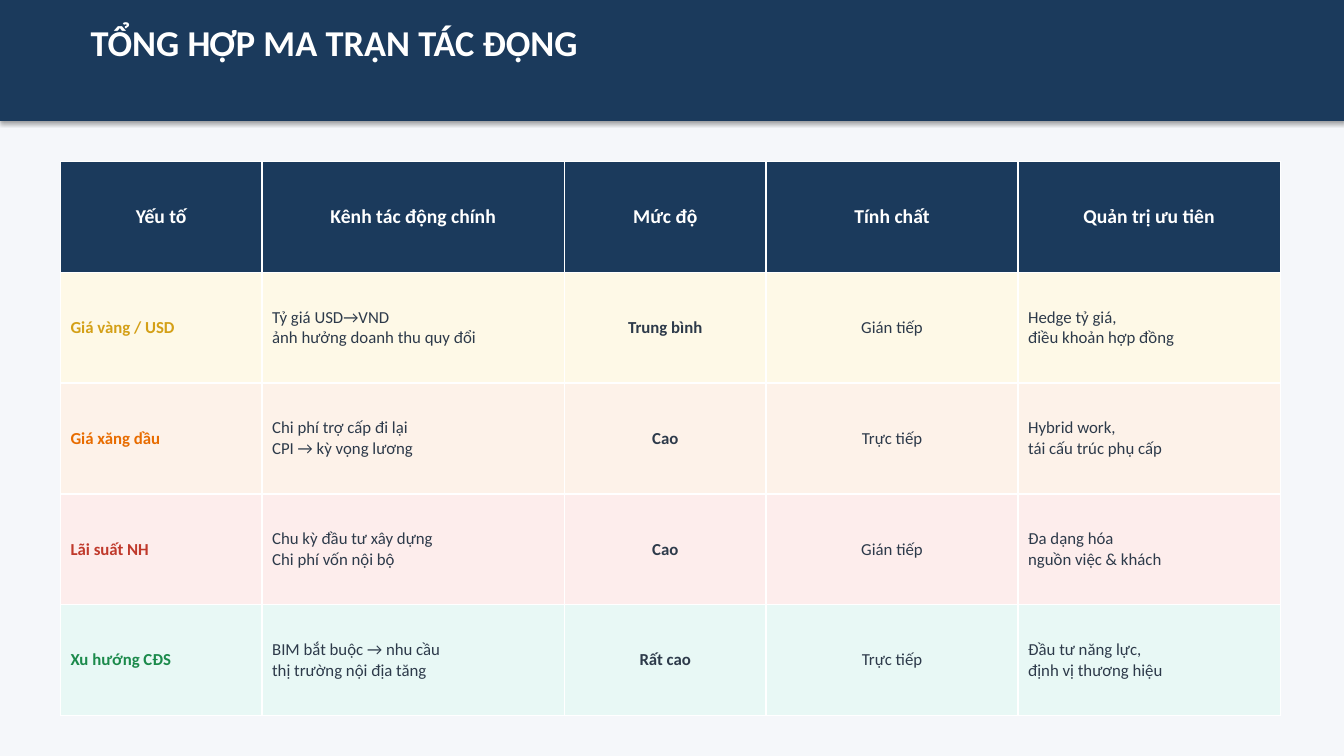
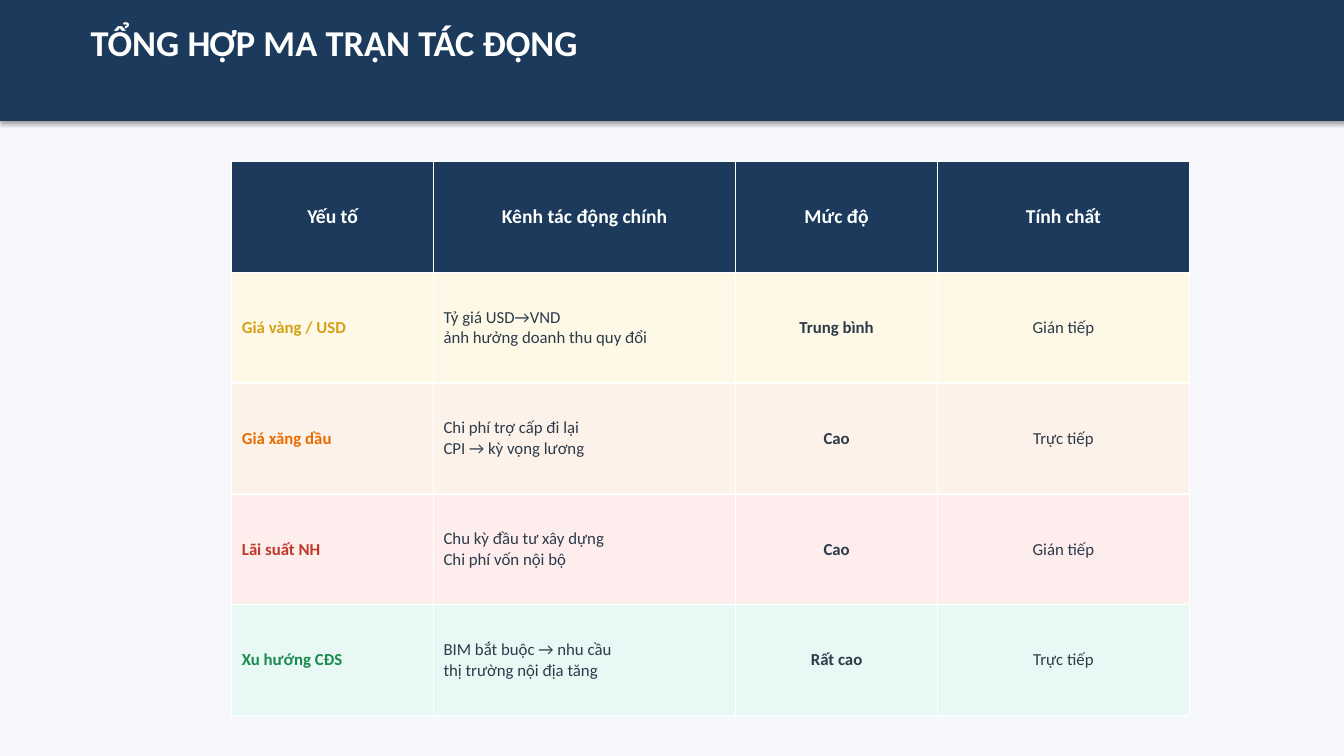
Before and after one commit to nhandanhhuynh/MBA-Knowledge-Vault, a slide deck: slide 8 of 01_Courses/01_Active/00_BSKT/01_Quan Tri Hoc/07_AI-Workspace/Outputs/thuyet-trinh-bien-dong-gia.pptx. Drawn at 1344x756 pixels with LibreOffice and Linux fonts; fonts in the diff are those of the drawing. Boxes give left, top, right and bottom in pixels: in the first picture for what was removed or moved away, otherwise in the second. Text is boxed around its words. In the diff, an @@ line names an element or a change of style, - is before the commit and + after.

```diff
--- a/01_Courses/01_Active/00_BSKT/01_Quan Tri Hoc/07_AI-Workspace/Outputs/thuyet-trinh-bien-dong-gia.pptx
+++ b/01_Courses/01_Active/00_BSKT/01_Quan Tri Hoc/07_AI-Workspace/Outputs/thuyet-trinh-bien-dong-gia.pptx
@@ table at (x1=232, y1=161, x2=1190, y2=716) @@
-column 5: Quản trị ưu tiên | Hedge tỷ giá, / điều khoản hợp đồng | Hybrid work, / tái cấu trúc phụ cấp | Đa dạng hóa / nguồn việc & khách | Đầu tư năng lực, / định vị thương hiệu
@@ table resized from (x1=60, y1=161, x2=1280, y2=716) to (x1=232, y1=161, x2=1190, y2=716) @@
```
Also in this commit, not shown: 1 other slide changed, 1 other file.
